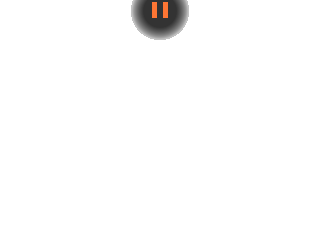
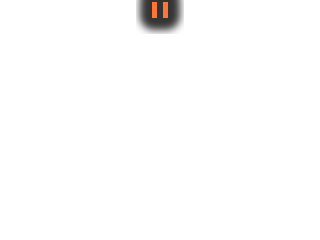
Layers edited between the first and the second 320x240 image:
painted on "bg" over <box>131,0,189,40</box>
